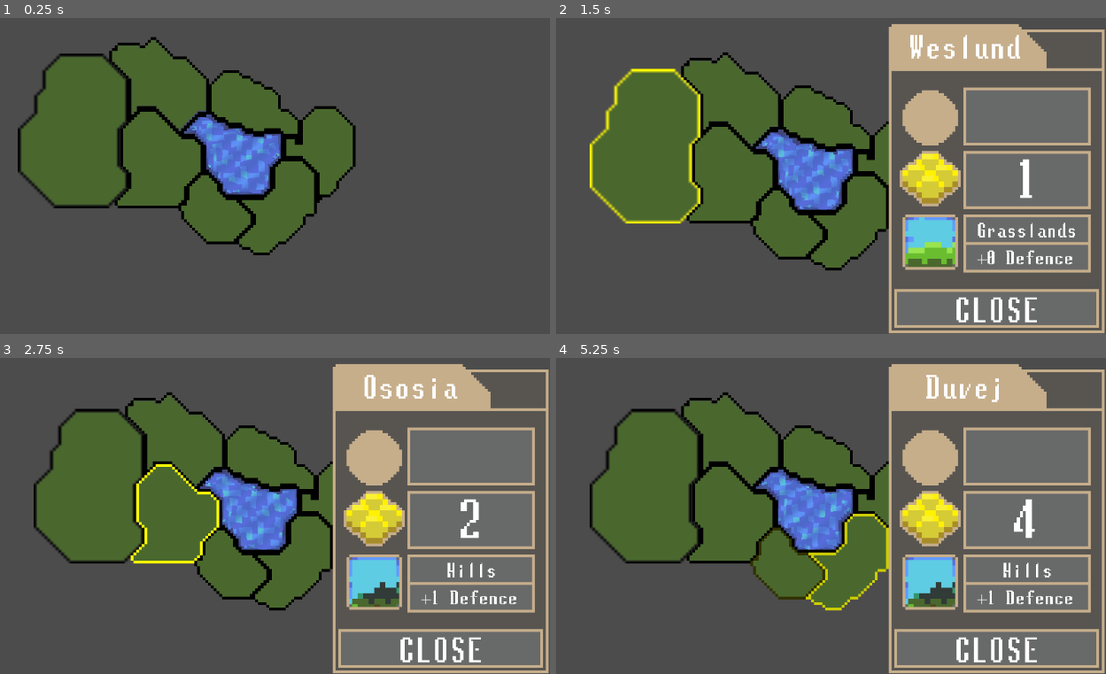
Above: before the commit, frames 1-4 (two rows, left to right).
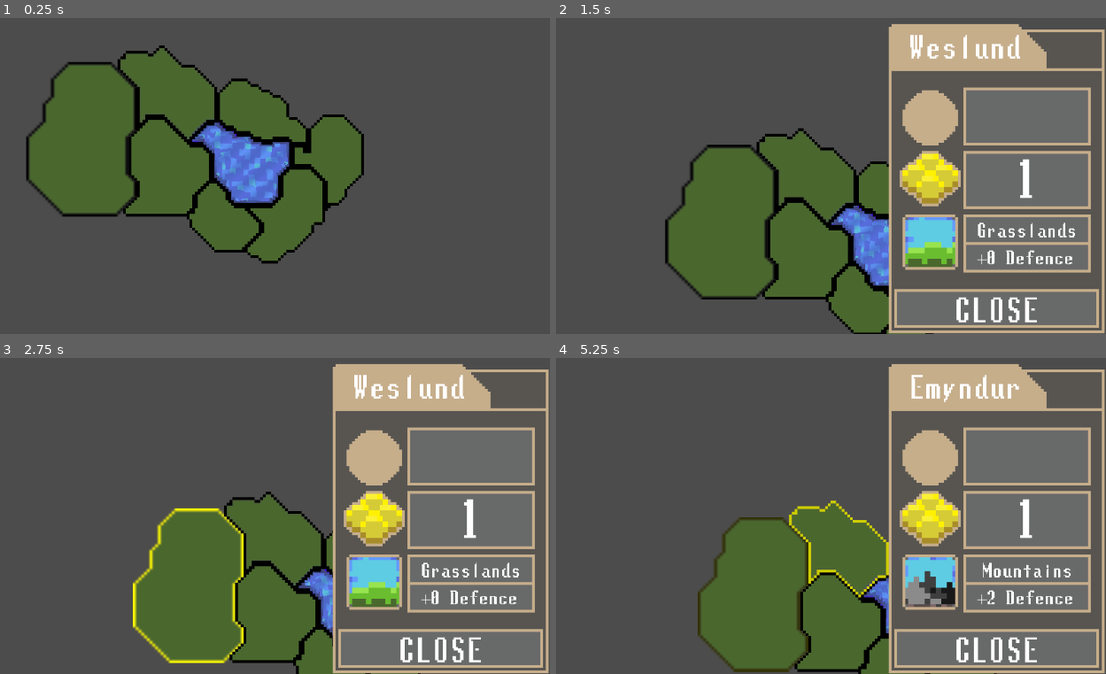
Above: after the commit, the same moments.

Repository: Raelr/StrategyGame
Game: Godot game, scene res://Scenes/World.tscn
The game is run twice, just before and just after one commit, with the same random seed, the same clock (stepped at 60 frames per second) and the same inputs.
Inputs (mouse positions are in pixels of both pictures, inside the frame that each line leads up to):
- Up to frame 1 (0.25 s): no input
- Up to frame 2 (1.5 s): tap Enter at 0.5 s; move the mouse to (644, 144) at 0.52 s; press the mouse at (644, 144) at 0.53 s; move the mouse to (644, 147) at 1.27 s; release the mouse at (644, 147) at 1.28 s; click (644, 147) at 1.35 s
- Up to frame 3 (2.75 s): move the mouse to (176, 512) at 2.02 s; press the mouse at (176, 512) at 2.03 s
- Up to frame 4 (5.25 s): move the mouse to (732, 440) at 2.77 s; release the mouse at (732, 440) at 2.78 s; click (732, 440) at 2.85 s; move the mouse to (825, 462) at 3.52 s; press the mouse at (825, 462) at 3.53 s; move the mouse to (787, 563) at 4.27 s; release the mouse at (787, 563) at 4.28 s; click (787, 563) at 4.35 s; move the mouse to (847, 563) at 5.02 s; press the mouse at (847, 563) at 5.03 s

The runs differ from the first frame. In frame 1, 10% of the frame differs, in the area x 3-67%, y 5-78%; in frame 2, 28%; in frame 3, 32%; in frame 4, 32%, in the area x 6-94%, y 5-100%.

Commit message:
Fixed camera bugs. Should be moving fine now. Need to fix some code issues

Diff:
--- a/Scenes/Water.tscn
+++ b/Scenes/Water.tscn
@@ -15,6 +15,7 @@
 
 [node name="CanvasLayer" type="CanvasLayer" parent="."]
 layer = -1
+follow_viewport_enable = true
 
 [node name="ColorRect" type="ColorRect" parent="CanvasLayer"]
 anchor_left = -3.91006e-05
--- a/Scenes/World.tscn
+++ b/Scenes/World.tscn
@@ -228,7 +228,9 @@
 
 [node name="Camera2D" parent="." instance=ExtResource( 25 )]
 mouse_offset = Vector2( 20, 20 )
-move_speed = 20.0
+friction = Vector2( 0.25, 0.25 )
+move_speed = 5.0
+max_distance = 50.0
 
 [editable path="Water"]
 
--- a/Scripts/RTSCamera.gd
+++ b/Scripts/RTSCamera.gd
@@ -1,19 +1,17 @@
 extends Camera2D
 
+export (Vector2) var mouse_offset
+export (Vector2) var friction
+export (float) var move_speed
+export (float) var max_distance
+
+const VELOCITY_DELTA = 0.01
+const MAX_ACCELERATION = 100
+
 onready var screen = get_viewport().size
-export (Vector2) var mouse_offset
-export (float) var move_speed
-
-var above_x = false
-var below_x = false
-var above_y = false
-var below_y = false
-
-func out_of_bounds():
-	var mouse = get_viewport().get_mouse_position()
-	var x = mouse.x > screen.x - mouse_offset.x or mouse.x < mouse_offset.x
-	var y = mouse.y > screen.y - mouse_offset.y or mouse.y < mouse_offset.y
-	return x or y
+onready var velocity = Vector2(0,0)
+onready var max_dist = Vector2(position.x + max_distance, position.y + max_distance)
+onready var min_dist = Vector2(position.x - max_distance, position.y - max_distance)
 
 func above_threshold_x(mouse_pos):
 	return mouse_pos.x > screen.x - mouse_offset.x
@@ -28,11 +26,11 @@
 	return mouse_pos.y < mouse_offset.y
 
 func _process(delta):
-	var velocity = adjust_velocity(Vector2(0,0))
-	position = position.linear_interpolate(velocity, delta)
+	position = position.linear_interpolate(adjust_velocity(), delta)
 
-func adjust_velocity(velocity):
+func adjust_velocity():
 	var mouse = get_viewport().get_mouse_position()
+
 	if above_threshold_x(mouse):
 		velocity.x += move_speed
 	if below_threshold_x(mouse):
@@ -41,5 +39,24 @@
 		velocity.y += move_speed
 	if below_threshold_y(mouse):
 		velocity.y -= move_speed
-	var next_pos = position + velocity
-	return next_pos
+
+	apply_friction()
+
+	velocity = Vector2(clamp(velocity.x, -MAX_ACCELERATION, MAX_ACCELERATION), clamp(velocity.y, -MAX_ACCELERATION, MAX_ACCELERATION))
+
+	if abs(velocity.x) < VELOCITY_DELTA:
+		velocity.x = 0
+	if abs(velocity.y) < VELOCITY_DELTA:
+		velocity.y = 0
+
+	return Vector2(clamp((position.x + velocity.x), min_dist.x, max_dist.x), clamp((position.y + velocity.y), min_dist.y, max_dist.y))
+
+func apply_friction():
+	if velocity.x > 0:
+		velocity.x -= friction.x
+	elif velocity.x < 0:
+		velocity.x += friction.x
+	if velocity.y > 0:
+		velocity.y -= friction.y
+	elif velocity.y < 0:
+		velocity.y += friction.y
--- a/project.godot
+++ b/project.godot
@@ -22,6 +22,8 @@
 [display]
 
 window/vsync/use_vsync=false
+window/stretch/mode="viewport"
+window/stretch/aspect="expand"
 
 [input]
 
